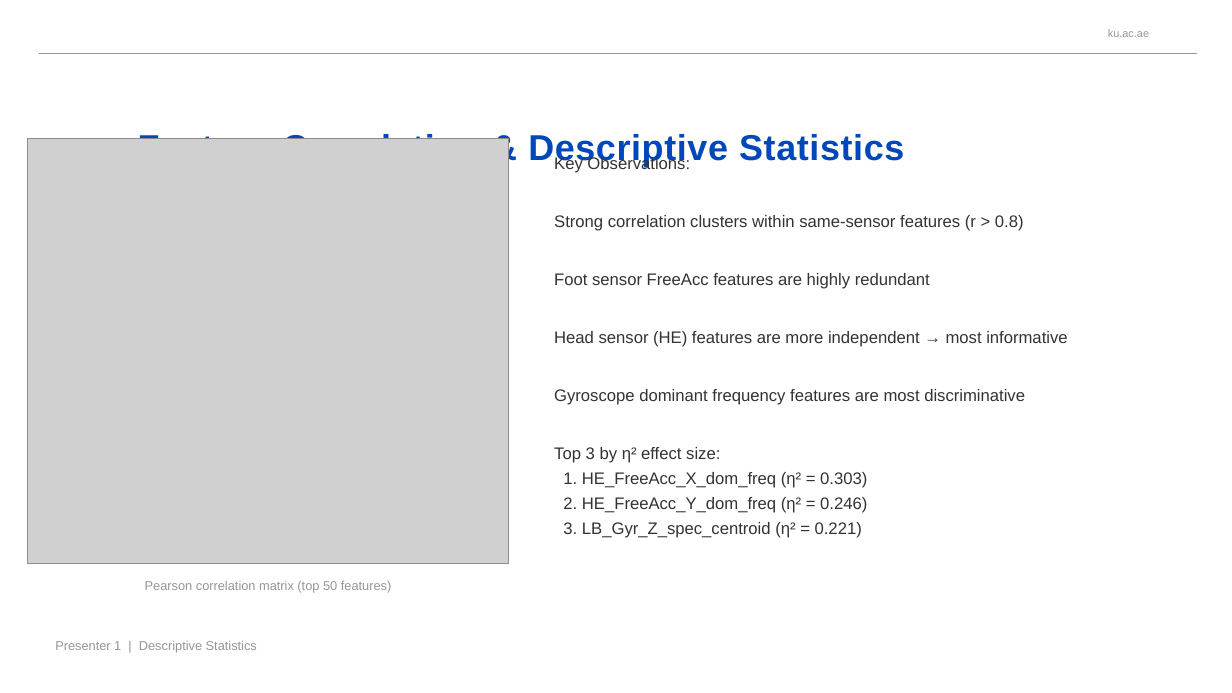
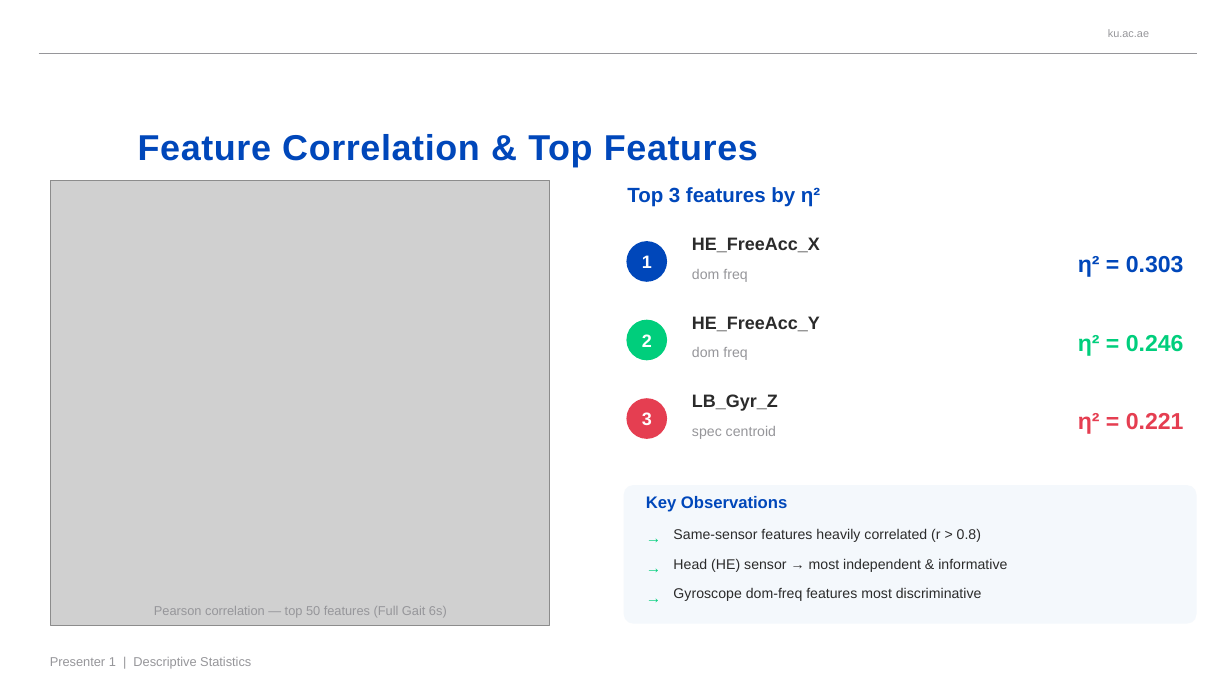
Before and after one commit to LukeLi97/BMED712, a slide deck: slide 4 of results/Final_Presentation_Track_A.pptx (slide 5 before the commit). Drawn at 1232x693 pixels with LibreOffice and Linux fonts; fonts in the diff are those of the drawing; grey boxes stand for pictures; background and template pictures are left out. Boxes give left, top, right and bottom in pixels: in the first picture for what was removed or moved away, otherwise in the second. Text is boxed around its words. In the diff, an @@ line names an element or a change of style, - is before the commit and + after.

```diff
--- a/results/Final_Presentation_Track_A.pptx
+++ b/results/Final_Presentation_Track_A.pptx
@@ title at box(138, 134, 758, 167): text changed @@
-Feature Correlation & Descriptive Statistics
+Feature Correlation & Top Features
@@ text removed at box(554, 155, 1067, 538) @@
-Key Observations:
-Strong correlation clusters within same-sensor features (r > 0.8)
-Foot sensor FreeAcc features are highly redundant
-Head sensor (HE) features are more independent → most informative
-Gyroscope dominant frequency features are most discriminative
-Top 3 by η² effect size:
-1. HE_FreeAcc_X_dom_freq (η² = 0.303)
-2. HE_FreeAcc_Y_dom_freq (η² = 0.246)
-3. LB_Gyr_Z_spec_centroid (η² = 0.221)
@@ picture: place and size @@
-picture at box(28, 139, 508, 564)
+picture at box(51, 180, 550, 626)
@@ text added at box(627, 187, 820, 207), 16 pt, text #0047BA, bold @@
+Top 3 features by η²
@@ text added at box(692, 237, 820, 253), 14 pt, text #2B2B2B, bold @@
+HE_FreeAcc_X
@@ ellipse added at box(627, 241, 667, 282), fill #0047BA @@
@@ text added at box(642, 255, 652, 268), 14 pt, text #FFFFFF, bold @@
+1
@@ text added at box(692, 269, 747, 282), 11 pt, text #96969A @@
+dom freq
@@ text added at box(1078, 256, 1184, 277), 18 pt, text #0047BA, bold @@
+η² = 0.303
@@ ellipse added at box(627, 320, 667, 360), fill #00CE7C @@
@@ text added at box(692, 316, 820, 332), 14 pt, text #2B2B2B, bold @@
+HE_FreeAcc_Y
@@ text added at box(642, 334, 652, 347), 14 pt, text #FFFFFF, bold @@
+2
@@ text added at box(692, 347, 747, 360), 11 pt, text #96969A @@
+dom freq
@@ text added at box(1078, 335, 1184, 356), 18 pt, text #00CE7C, bold @@
+η² = 0.246
@@ ellipse added at box(627, 398, 667, 439), fill #E53E51 @@
@@ text added at box(642, 412, 652, 425), 14 pt, text #FFFFFF, bold @@
+3
@@ text added at box(692, 394, 778, 411), 14 pt, text #2B2B2B, bold @@
+LB_Gyr_Z
@@ text added at box(1078, 413, 1184, 434), 18 pt, text #E53E51, bold @@
+η² = 0.221
@@ text added at box(692, 426, 776, 439), 11 pt, text #96969A @@
+spec centroid
@@ rounded rectangle added at box(624, 485, 1197, 624), fill #F4F8FC @@
@@ text added at box(646, 496, 787, 512), 13 pt, text #0047BA, bold @@
+Key Observations
@@ text added at box(642, 527, 670, 555), 12 pt, text #00CE7C, bold @@
+→
@@ text added at box(673, 528, 981, 542), 11 pt, text #2B2B2B @@
+Same-sensor features heavily correlated (r > 0.8)
@@ text added at box(642, 556, 670, 584), 12 pt, text #00CE7C, bold @@
+→
@@ text added at box(673, 558, 1007, 572), 11 pt, text #2B2B2B @@
+Head (HE) sensor → most independent & informative
@@ text added at box(642, 586, 670, 614), 12 pt, text #00CE7C, bold @@
+→
@@ text added at box(673, 588, 982, 601), 11 pt, text #2B2B2B @@
+Gyroscope dom-freq features most discriminative
@@ text at box(154, 606, 447, 617): text changed @@
-Pearson correlation matrix (top 50 features)
+Pearson correlation — top 50 features (Full Gait 6s)
@@ text "Presenter 1 | Descriptive Statistics": place and size @@
-text "Presenter 1 | Descriptive Statistics" at box(55, 641, 257, 653)
+text "Presenter 1 | Descriptive Statistics" at box(50, 657, 251, 668)
```
Also in this commit, not shown: 13 other slides changed, 4 slides removed, 1 other file.
